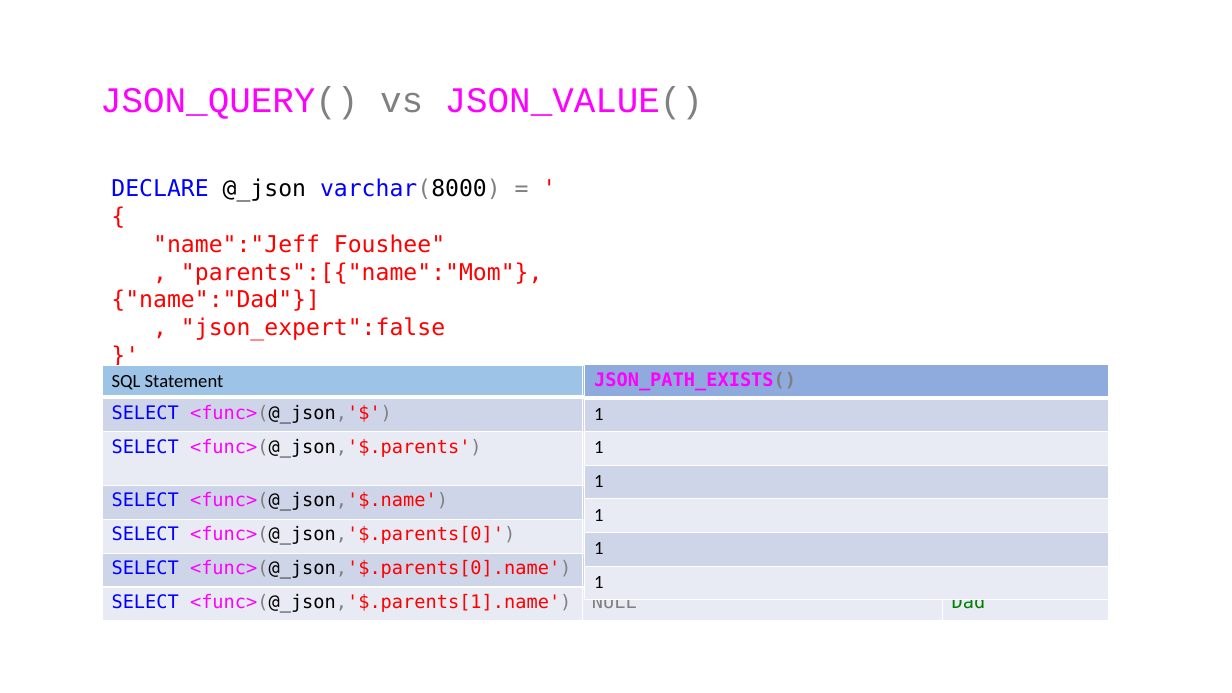
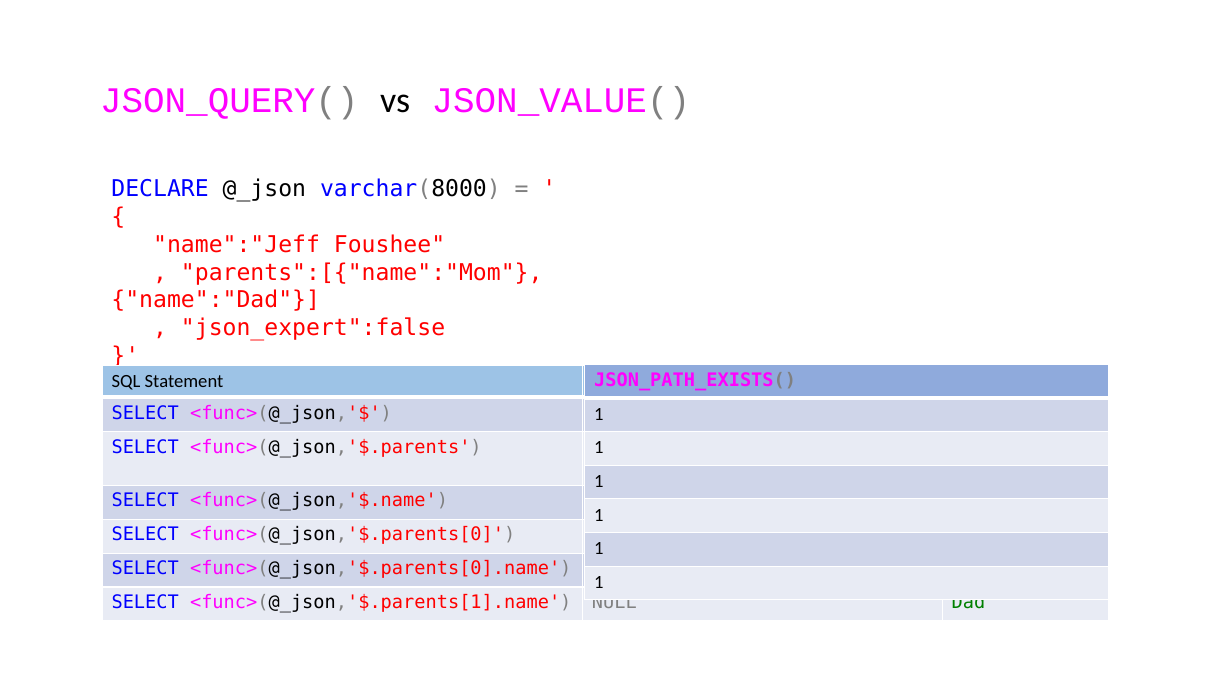
Before and after one commit to jbfoushee/MyPresentations, a slide deck: slide 43 of TSQL_JSON_Operators/TSQL_JSON_Operators.pptx. Drawn at 1232x693 pixels with LibreOffice and Linux fonts; fonts in the diff are those of the drawing. Boxes give left, top, right and bottom in pixels: in the first picture for what was removed or moved away, otherwise in the second. Text is boxed around its words. In the diff, an @@ line names an element or a change of style, - is before the commit and + after.

```diff
--- a/TSQL_JSON_Operators/TSQL_JSON_Operators.pptx
+++ b/TSQL_JSON_Operators/TSQL_JSON_Operators.pptx
@@ text "JSON_QUERY() vs JSON_VALUE()" at [100,86,690,120]: font Courier New to Calibri, text colour #808080 to #000000 in "vs" @@
```
Also in this commit, not shown: 3 other slides changed, 1 slide added, 5 other files.
